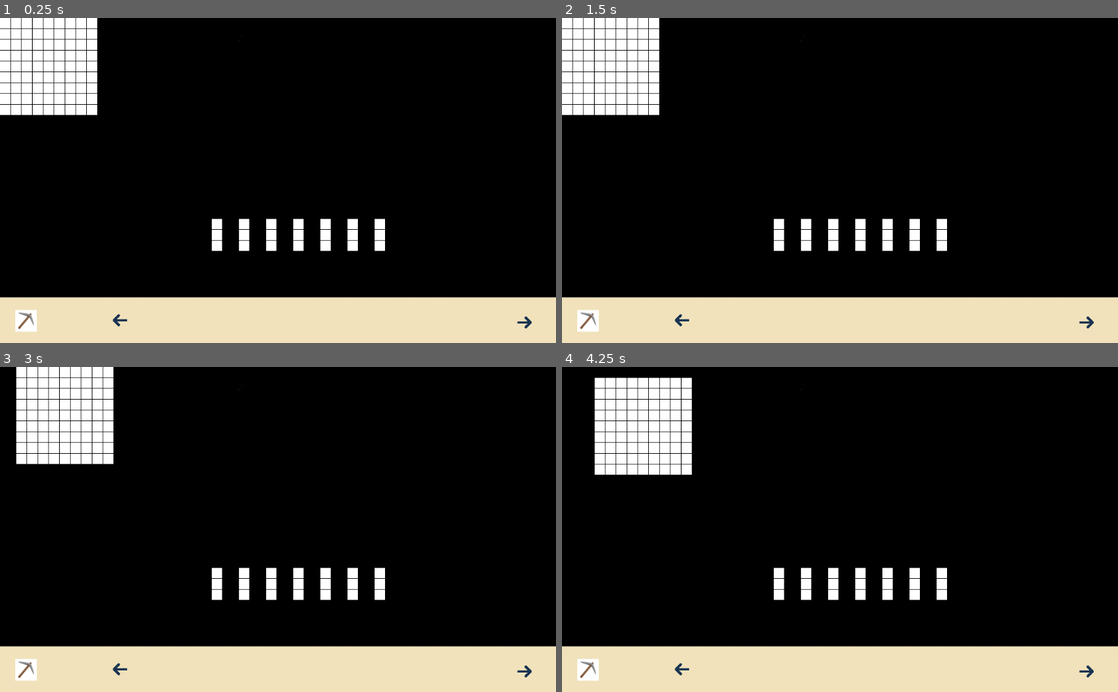
Above: before the commit, frames 1-4 (two rows, left to right).
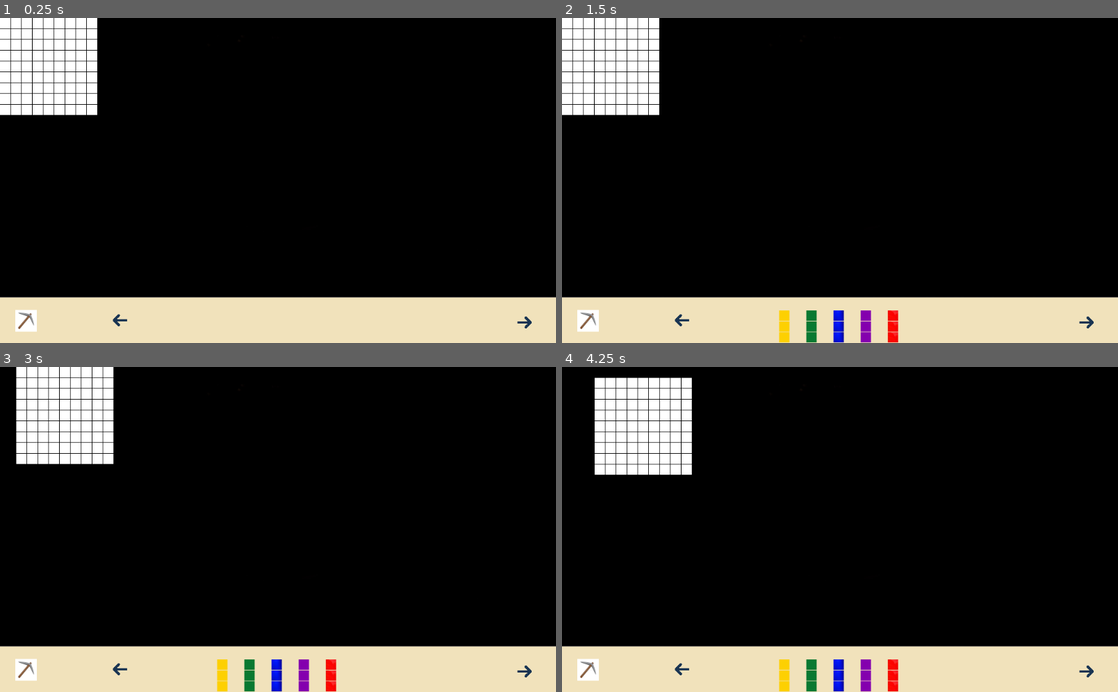
Above: after the commit, the same moments.

Repository: tartempion-sdr/chromino-V2
Game: Godot game, scene res://Node2D.tscn
Two runs of this game, one before a commit and one after it. Both use one fixed random seed, a clock stepped at 60 frames per second and the inputs below.
Inputs (mouse positions are in pixels of both pictures, inside the frame that each line leads up to):
- Up to frame 1 (0.25 s): no input
- Up to frame 2 (1.5 s): click (589, 320) at 0.5 s; click (684, 320) at 1.25 s
- Up to frame 3 (3 s): click (522, 672) at 2 s; tap Enter at 2.75 s; move the mouse to (400, 513) at 2.77 s; hold Right from 2.78 s (still down); click (400, 513) at 2.92 s
- Up to frame 4 (4.25 s): tap Space at 3.5 s; move the mouse to (728, 545) at 3.52 s; release Right at 3.53 s; hold Down from 3.53 s (still down)

The runs differ from the first frame. In frame 1, 1.3% of the frame differs, in the area x 38-70%, y 61-72%; in frame 2, 2.3%, in the area x 38-70%, y 61-100%; in frame 3, 2.3%; in frame 4, 2.3%.

Commit message:
bouton pioche couleur

Diff:
--- a/Node2D.gd
+++ b/Node2D.gd
@@ -23,17 +23,23 @@
 var rouge = preload("res://assets/colors/rouge.jpg")
 
 var scene_jeton = preload("res://jetons.tscn")
-var nb_jetons_pioche = 7
+var nb_jetons_pioche = 5
 
-var list_couleurs_jetons = []
+var list_couleurs_jetons = [[jaune, jaune, jaune],
+[vert, vert, vert],
+[bleu, bleu, bleu],
+[violet, violet, violet],
+[rouge, rouge, rouge]]
 
-var list_position_pioche_jetons = [(Vector2(400, 400)),
-(Vector2(450, 400)),
-(Vector2(500, 400)),
-(Vector2(550, 400)),
-(Vector2(600, 400)),
-(Vector2(650, 400)),
-(Vector2(700, 400))]
+
+
+var list_position_pioche_jetons = [(Vector2(400, 560)),
+(Vector2(450, 560)),
+(Vector2(500, 560)),
+(Vector2(550, 560)),
+(Vector2(600, 560)),
+(Vector2(650, 560)),
+(Vector2(700, 560))]
 
 var list_affihe_position_porte_jetons = []
 
@@ -41,7 +47,7 @@
 
 	print(list_position_pioche_jetons)
 	pos_plateau()
-	child_pioche_jetons()
+
 
 func plateau(pos):
 	var instance_plateau = scene.instance()
@@ -102,13 +108,20 @@
 	var instance_jeton = scene_jeton.instance()
 	instance_jeton.position = list_position_pioche_jetons[d]
 	instance_jeton.visible = true
+	instance_jeton.get_node("CollisionShape2D/Spritemilieu/Spritehaut").texture = list_couleurs_jetons[d][0]
+	instance_jeton.get_node("CollisionShape2D/Spritemilieu").texture = list_couleurs_jetons[d][1]
+	instance_jeton.get_node("CollisionShape2D/Spritemilieu/Spritebas").texture = list_couleurs_jetons[d][2]
 	add_child(instance_jeton)
+
+
 
 func child_pioche_jetons():
 	for d in nb_jetons_pioche:
 		pioche_jetons(d)
 
+
 func pioche_jeton_random():
+
 	print("random jetons")
 
 func _input(event):
@@ -148,7 +161,7 @@
 
 func _on_Button_pioche_button_down():
 	pioche_jeton_random()
-
+	child_pioche_jetons()
 
 func _on_Button_droite_button_down():
 	pass # Replace with function body.
--- a/jetons.tscn
+++ b/jetons.tscn
@@ -9,13 +9,31 @@
 [node name="CollisionShape2D" type="CollisionShape2D" parent="."]
 shape = SubResource( 1 )
 
-[node name="Sprite-2-milieu" type="Sprite" parent="CollisionShape2D"]
+[node name="Spritemilieu" type="TextureRect" parent="CollisionShape2D"]
+margin_right = 19.0
+margin_bottom = 19.0
 texture = ExtResource( 1 )
+expand = true
+__meta__ = {
+"_edit_use_anchors_": false
+}
 
-[node name="Sprite-1" type="Sprite" parent="CollisionShape2D/Sprite-2-milieu"]
+[node name="Spritehaut" type="TextureRect" parent="CollisionShape2D/Spritemilieu"]
+margin_top = -20.0
+margin_right = 19.0
+margin_bottom = -1.0
 texture = ExtResource( 1 )
-offset = Vector2( 0, -20 )
+expand = true
+__meta__ = {
+"_edit_use_anchors_": false
+}
 
-[node name="Sprite-3" type="Sprite" parent="CollisionShape2D/Sprite-2-milieu"]
+[node name="Spritebas" type="TextureRect" parent="CollisionShape2D/Spritemilieu"]
+margin_top = 20.0
+margin_right = 19.0
+margin_bottom = 39.0
 texture = ExtResource( 1 )
-offset = Vector2( 0, 20 )
+expand = true
+__meta__ = {
+"_edit_use_anchors_": false
+}
